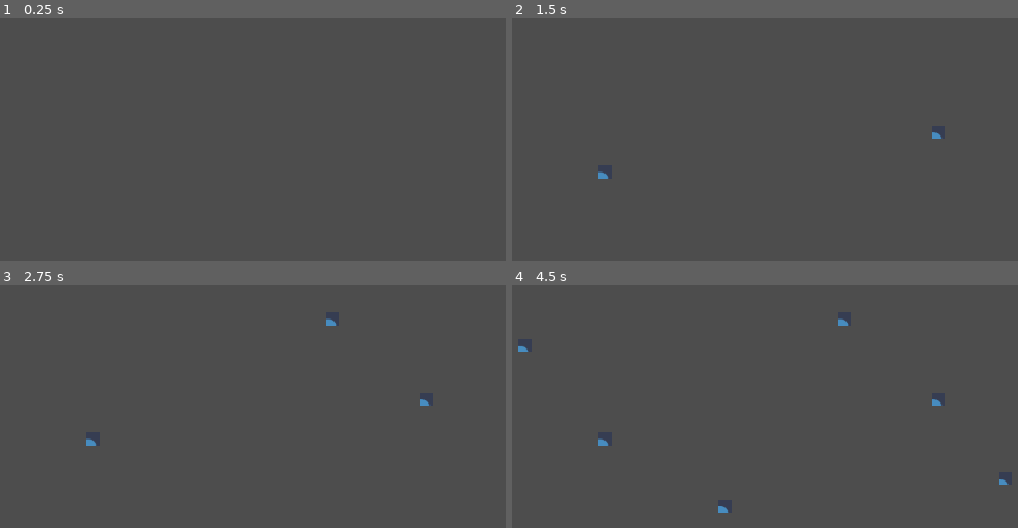
Above: before the commit, frames 1-4 (two rows, left to right).
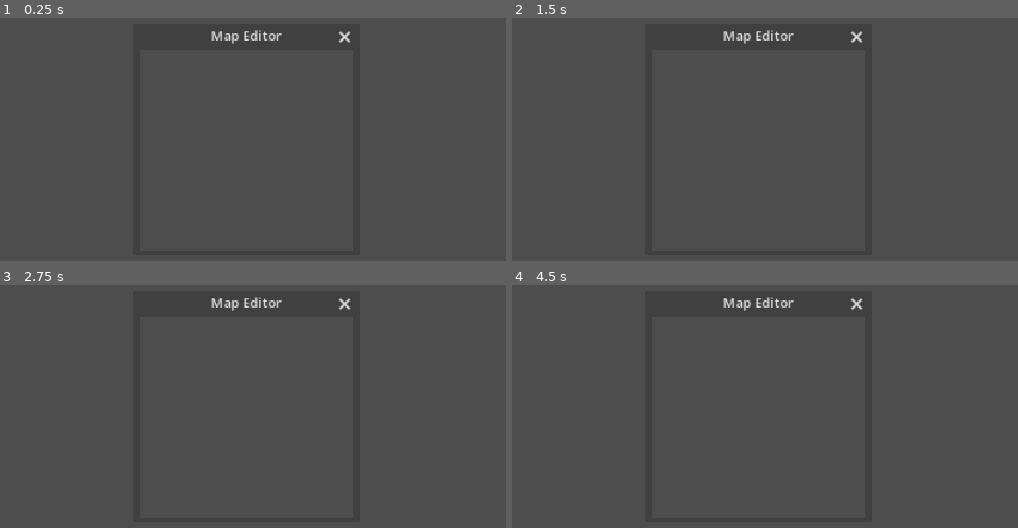
Above: after the commit, the same moments.

Repository: Ricoh2A03/Nes-Platformer-Map-Editor-NPME
Game: Godot game, scene res://main.tscn
Two runs of this game, one before a commit and one after it. Both use one fixed random seed, a clock stepped at 60 frames per second and the inputs below. The engine's default icon, where the game draws it, is replaced by a stand-in: a white triangle on a blue panel in a dark square.
Inputs (mouse positions are in pixels of both pictures, inside the frame that each line leads up to):
- Up to frame 1 (0.25 s): no input
- Up to frame 2 (1.5 s): tap Enter at 0.5 s; move the mouse to (931, 127) at 0.52 s; click (931, 127) at 0.67 s; tap Space at 1.25 s; move the mouse to (598, 173) at 1.27 s; click (598, 173) at 1.42 s
- Up to frame 3 (2.75 s): tap Enter at 2 s; move the mouse to (323, 319) at 2.02 s; click (323, 319) at 2.17 s
- Up to frame 4 (4.5 s): tap Space at 2.75, 4.25 s; move the mouse to (719, 506) at 2.77 s; click (719, 506) at 2.92 s; tap Enter at 3.5 s; move the mouse to (997, 484) at 3.52 s; click (997, 484) at 3.67 s; move the mouse to (517, 350) at 4.27 s; click (517, 350) at 4.42 s

The runs differ from the first frame. In frame 1, 0.4% of the frame differs, in the area x 41-70%, y 4-11%; in frame 2, 0.5%; in frame 3, 0.5%; in frame 4, 0.7%, in the area x 1-99%, y 4-94%.

Commit message:
Testing windows and viewports

Diff:
--- a/main.gd
+++ b/main.gd
@@ -1,6 +1,7 @@
 extends Node
 
-@onready var tile_map_layer: TileMapLayer = $TileMapLayer
+@onready var tile_map_layer: TileMapLayer = $MapEditor/TileMapLayer
+@onready var map_editor = $MapEditor
 
 var mouse_pos: Vector2
 
@@ -8,7 +9,8 @@
 	if event is InputEventMouseMotion: mouse_pos = event.position
 
 func _process(delta: float) -> void:
-	if Input.is_mouse_button_pressed(MOUSE_BUTTON_LEFT):
-		tile_map_layer.set_cell(tile_map_layer.local_to_map(mouse_pos), 0, Vector2(6, 1), 0)
-	elif Input.is_mouse_button_pressed(MOUSE_BUTTON_RIGHT):
-		tile_map_layer.erase_cell(tile_map_layer.local_to_map(mouse_pos))
+	if (mouse_pos.x > map_editor.position.x):
+		if Input.is_mouse_button_pressed(MOUSE_BUTTON_LEFT):
+			tile_map_layer.set_cell(tile_map_layer.local_to_map(mouse_pos - map_editor.global_position), 0, Vector2(6, 1), 0)
+		elif Input.is_mouse_button_pressed(MOUSE_BUTTON_RIGHT):
+			tile_map_layer.erase_cell(tile_map_layer.local_to_map(mouse_pos - map_editor.global_position))
--- a/main.tscn
+++ b/main.tscn
@@ -1,7 +1,22 @@
-[gd_scene load_steps=5 format=3 uid="uid://dfwoo37bo5l5o"]
+[gd_scene load_steps=7 format=3 uid="uid://dfwoo37bo5l5o"]
 
 [ext_resource type="Texture2D" uid="uid://bx3777bvgdkh5" path="res://icon.svg" id="1_0xm2m"]
 [ext_resource type="Script" uid="uid://c6mb4weyjj2gf" path="res://main.gd" id="1_h2yge"]
+
+[sub_resource type="StyleBoxFlat" id="StyleBoxFlat_0xm2m"]
+bg_color = Color(0.6, 0.6, 0.6, 0)
+border_width_left = 5
+border_width_top = 5
+border_width_right = 5
+border_width_bottom = 5
+border_color = Color(0, 0, 0, 1)
+expand_margin_left = 5.0
+expand_margin_top = 5.0
+expand_margin_right = 5.0
+expand_margin_bottom = 5.0
+
+[sub_resource type="Theme" id="Theme_h2yge"]
+Panel/styles/panel = SubResource("StyleBoxFlat_0xm2m")
 
 [sub_resource type="TileSetAtlasSource" id="TileSetAtlasSource_h2yge"]
 texture = ExtResource("1_0xm2m")
@@ -15,5 +30,33 @@
 [node name="Main" type="Node"]
 script = ExtResource("1_h2yge")
 
-[node name="TileMapLayer" type="TileMapLayer" parent="."]
+[node name="MapEditor" type="Panel" parent="."]
+anchors_preset = 15
+anchor_right = 1.0
+anchor_bottom = 1.0
+offset_left = 994.0
+offset_top = 129.0
+offset_right = 434.0
+offset_bottom = -75.0
+grow_horizontal = 2
+grow_vertical = 2
+theme = SubResource("Theme_h2yge")
+
+[node name="TileMapLayer" type="TileMapLayer" parent="MapEditor"]
 tile_set = SubResource("TileSet_1bvp3")
+
+[node name="Window" type="Window" parent="."]
+title = "Map Editor"
+initial_position = 1
+size = Vector2i(256, 240)
+transient = true
+sharp_corners = true
+min_size = Vector2i(256, 240)
+keep_title_visible = true
+content_scale_mode = 1
+content_scale_aspect = 1
+content_scale_stretch = 1
+
+[node name="SubViewport" type="SubViewport" parent="Window"]
+canvas_item_default_texture_filter = 0
+size = Vector2i(256, 240)
